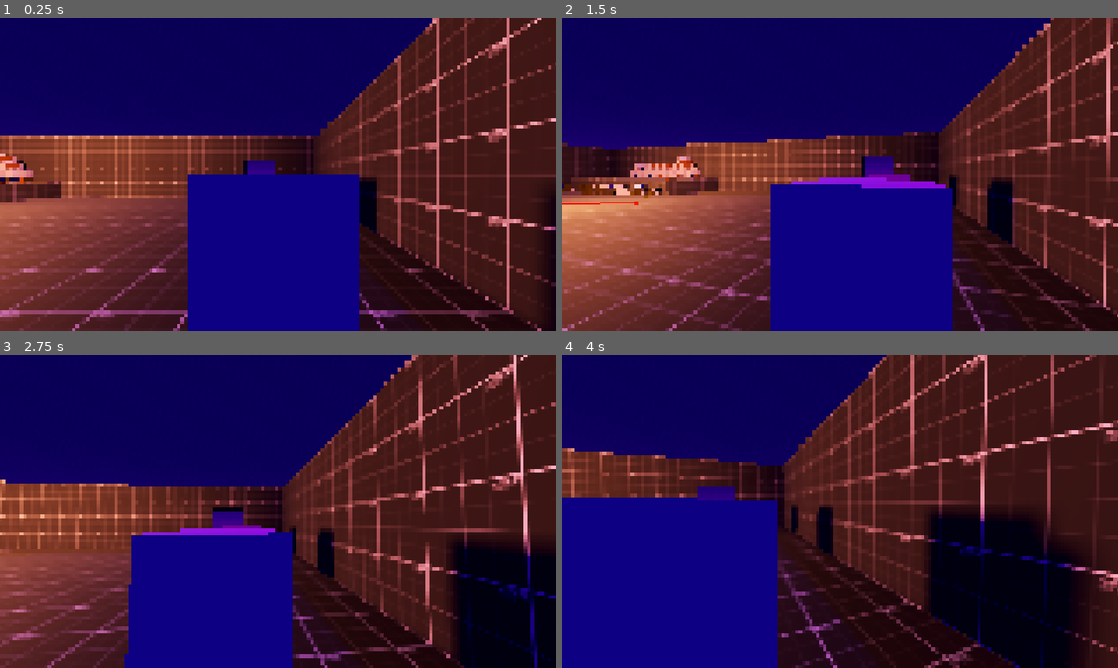
Above: before the commit, frames 1-4 (two rows, left to right).
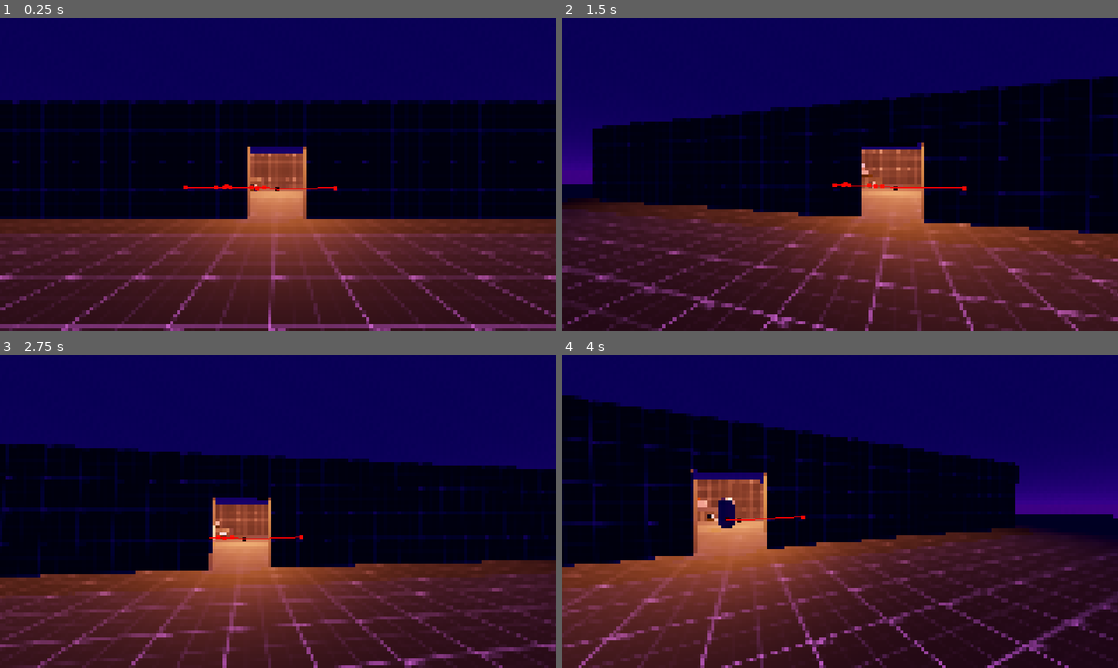
Above: after the commit, the same moments.

Repository: VaporeonLover28/Chrysopoeia
Game: Godot game, scene res://world.tscn
Same seed, same stepped clock (60 frames per second), same inputs: the game is played once before the commit and once after it.
Inputs (mouse positions are in pixels of both pictures, inside the frame that each line leads up to):
- Up to frame 1 (0.25 s): no input
- Up to frame 2 (1.5 s): tap Enter at 0.5 s; move the mouse to (962, 158) at 0.52 s; tap A (a) at 0.6 s; tap D (d) at 0.8, 1.35 s; tap Space at 1.25 s; move the mouse to (812, 174) at 1.27 s
- Up to frame 3 (2.75 s): tap E (e) at 1.55, 2.1 s; tap Enter at 2 s; move the mouse to (289, 505) at 2.02 s; tap S (s) at 2.3 s
- Up to frame 4 (4 s): move the mouse to (834, 517) at 2.77 s; tap S (s) at 2.85 s; tap Shift (shift) at 3.05 s; move the mouse to (878, 514) at 3.52 s; hold Shift (shift) from 3.53 s (still down); tap W (w) at 3.8 s

The runs differ from the first frame. In frame 1, 71% of the frame differs, in the area x 0-100%, y 0-100%; in frame 2, 71%; in frame 3, 71%; in frame 4, 79%.

Commit message:
blackjack 3d testing 2
- finish control blackjack script

Diff:
--- a/bj_npc_test.gd
+++ b/bj_npc_test.gd
@@ -15,25 +15,28 @@
 
 var hands : Array = [hand0, hand1, hand2, hand3]
 var hand_values : Array = [hand0_value, hand1_value, hand2_value, hand3_value]
-@export_enum("Playing", "Standed", "Surrendered", "Doubled", "Busted")
+@export_enum("Playing", "Standed", "Surrendered", "Doubled", "Busted", "Blackjack")
 var hand0_state : String = "Playing"
 var hand0 : Array
 var hand0_value : int = 0
+@export_enum("Playing", "Standed", "Surrendered", "Doubled", "Busted", "Blackjack")
 var hand1_state : String = "Playing"
 var hand1 : Array
 var hand1_value : int = 0
+@export_enum("Playing", "Standed", "Surrendered", "Doubled", "Busted", "Blackjack")
 var hand2_state : String = "Playing"
 var hand2 : Array
 var hand2_value : int = 0
+@export_enum("Playing", "Standed", "Surrendered", "Doubled", "Busted", "Blackjack")
 var hand3_state : String = "Playing"
 var hand3 : Array
 var hand3_value : int = 0
 var playing = true
-var standed = false
-var busted = false
-var doubled_down = false
-var surrendered = false
-var blackjack_in_hand = false
+#var standed = false
+#var busted = false
+#var doubled_down = false
+#var surrendered = false
+#var blackjack_in_hand = false
 
 #personalities defining how the AI plays
 var personality : String
@@ -56,38 +59,39 @@
 			hand_labels[num_of_hands].visible = true
 			value_labels[num_of_hands].visible = true
 
-	if standed != true and busted != true and blackjack_in_hand != true \
-	and doubled_down != true and surrendered != true:
+	#if standed != true and busted != true and blackjack_in_hand != true \
+	#and doubled_down != true and surrendered != true:
+	if hand0_state == "Playing" and hand1_state == "Playing" and \
+	hand2_state == "Playing" and hand3_state == "Playing":
 		playing = true
 		state.text = "(Playing)"
 	else:
 		playing = false
-		if standed == true:
-			state.text = "(Standed)"
-		if blackjack_in_hand == true:
-			state.text = "(Blackjack)"
-		if doubled_down == true:
-			state.text = "(Doubled Down)"
-		if surrendered == true:
-			state.text = "(Surrendered)"
-		if busted == true:
-			state.text = "(Busted)"
+		#if standed == true:
+			#state.text = "(Standed)"
+		#if blackjack_in_hand == true:
+			#state.text = "(Blackjack)"
+		#if doubled_down == true:
+			#state.text = "(Doubled Down)"
+		#if surrendered == true:
+			#state.text = "(Surrendered)"
+		#if busted == true:
+			#state.text = "(Busted)"
 
 func _hand0_act():
-	_act(hand0, hand0_value)
+	_act(hand0, hand0_value, hand0_state)
 
 func _hand1_act():
-	_act(hand1, hand1_value)
+	_act(hand1, hand1_value, hand1_state)
 
 func _hand2_act():
-	_act(hand2, hand2_value)
+	_act(hand2, hand2_value, hand2_state)
 
 func _hand3_act():
-	_act(hand3, hand3_value)
-
-func _act(acting_hand, acting_hand_value):
-	if standed != true and busted != true and blackjack_in_hand != true \
-	and doubled_down != true and surrendered != true:
+	_act(hand3, hand3_value, hand3_state)
+
+func _act(acting_hand, acting_hand_value, acting_hand_state):
+	if acting_hand_state == "Playing":
 		if acting_hand_value >= 22:
 			_bust()
 		if acting_hand_value == 21 and acting_hand.size() == 2:
@@ -105,7 +109,7 @@
 				_stand()
 		elif acting_hand_value == 21 and acting_hand.size() > 2:
 			_stand()
-		if personality == "Strategic" and busted != true:
+		if personality == "Strategic" and acting_hand_state != "Busted":
 			var has_aces : bool = false
 			for card in acting_hand.size():
 				if has_aces == false:
@@ -1255,24 +1259,24 @@
 								_hit()
 							"2":
 								_hit()
-		elif personality == "Coward" and busted != true:
+		elif personality == "Coward" and acting_hand_state != "Busted":
 			if acting_hand_value + 10 >= 22:
 				_stand()
 			else:
 				_hit()
-		elif personality == "Noob" and busted != true:
+		elif personality == "Noob" and acting_hand_state != "Busted":
 			var actions = [_hit(), _stand()]
 			actions.pick_random()
 	else:
-		if busted:
+		if acting_hand_state == "Busted":
 			print(self.name + " has busted! Skipping turn")
-		elif standed:
+		elif acting_hand_state == "Standed":
 			print(self.name + " has already standed. Skipping turn")
-		elif doubled_down:
+		elif acting_hand_state == "Doubled":
 			print(self.name + " has already doubled down, and will not get cards. Skipping turn")
-		elif surrendered:
+		elif acting_hand_state == "Surrendered":
 			print(self.name + " has surrendered. Skipping turn")
-		elif blackjack_in_hand:
+		elif acting_hand_state == "Blackjack":
 			print(self.name + " has a blackjack in hand. Skipping turn")
 	game.player_action.start()
 
--- a/bj_npc_test.tscn
+++ b/bj_npc_test.tscn
@@ -10,6 +10,7 @@
 offset_right = 40.0
 offset_bottom = 40.0
 script = ExtResource("1_75u8h")
+hand0_state = null
 
 [node name="BoxContainer" type="BoxContainer" parent="."]
 layout_mode = 0
--- a/bj_player_test.gd
+++ b/bj_player_test.gd
@@ -4,6 +4,7 @@
 @onready var pivot: Node3D = $Pivot
 @onready var ray_interection: RayCast3D = $Pivot/Camera/RayInterection
 
+@export var ZOOM_SPEED : int = 2
 @export var mouse_sensitivity: float = 0.005
 @export var speed : float = 4.0
 
@@ -15,28 +16,41 @@
 @export var bob_amp : float = 0.08
 var t_bob : float = 0.0
 
+var zooming := false
+
 # Called when the node enters the scene tree for the first time.
-func _ready() -> void:
-	transform = Globals.player_transform_storage[0]
-	pivot.transform = Globals.player_transform_storage[1]
-	camera.transform = Globals.player_transform_storage[2]
-	camera.current = true
+#func _ready() -> void:
+	#transform = Globals.player_transform_storage[0]
+	#pivot.transform = Globals.player_transform_storage[1]
+	#camera.transform = Globals.player_transform_storage[2]
+	#camera.current = true
 
 func _process(delta: float) -> void:
 	move_and_slide()
 
 func _unhandled_input(event): #event representa o evento do input
+	#caso o jogo não esteja pausado
+	if Globals.game_paused == false:
+		#se o jogador segurar o botão direito do mouse
+		if Input.is_action_pressed("rightclick") and zooming == false:
+			camera.zoom_anim()
+		elif Input.is_action_pressed("rightclick") and zooming == true:
+			pass
+		else:
+			camera.zoom_out_anim()
+
+		if event is InputEventMouseMotion: # se o jogador mover o mouse(prendemos ele na tela)
+			Input.set_mouse_mode(Input.MOUSE_MODE_CAPTURED)
+		if event is InputEventMouseMotion:
+			if Globals.player_interacting == false:
+				pivot.rotate_y(-event.relative.x * mouse_sensitivity)
+				camera.rotate_x(-event.relative.y * mouse_sensitivity)
+				camera.rotation.x = clamp(camera.rotation.x, deg_to_rad(-70), deg_to_rad(70))
+				pivot.rotation.y = clamp(pivot.rotation.y, deg_to_rad(-45), deg_to_rad(45))
+
 	if event.is_action_pressed("esc"):
 		if Globals.game_paused == false:#se ele apertar esc(soltamos o mouse)
 			Globals.game_paused = true
 			Input.set_mouse_mode(Input.MOUSE_MODE_VISIBLE)
 		else:
 			Globals.game_paused = false
-
-	if event is InputEventMouseMotion and Globals.game_paused == false: # se o jogador mover o mouse(prendemos ele na tela)
-		Input.set_mouse_mode(Input.MOUSE_MODE_CAPTURED)
-	if event is InputEventMouseMotion and Globals.game_paused == false:
-		if Globals.player_interacting == false:
-			pivot.rotate_y(-event.relative.x * mouse_sensitivity)
-			camera.rotate_x(-event.relative.y * mouse_sensitivity)
-			camera.rotation.x = clamp(camera.rotation.x, deg_to_rad(-70), deg_to_rad(70))
--- a/bj_player_test.tscn
+++ b/bj_player_test.tscn
@@ -1,7 +1,8 @@
-[gd_scene load_steps=4 format=3 uid="uid://8hd5usv25kt"]
+[gd_scene load_steps=5 format=3 uid="uid://8hd5usv25kt"]
 
 [ext_resource type="PackedScene" uid="uid://dbgpivfhrvrfu" path="res://shader_quad.tscn" id="1_b4yqe"]
 [ext_resource type="Script" uid="uid://co5aeiv2suu0i" path="res://bj_player_test.gd" id="1_tbw4k"]
+[ext_resource type="Script" uid="uid://3loda1t5n2ni" path="res://camera.gd" id="2_co4re"]
 
 [sub_resource type="CapsuleShape3D" id="CapsuleShape3D_tbw4k"]
 
@@ -14,6 +15,7 @@
 [node name="Camera" type="Camera3D" parent="Pivot"]
 transform = Transform3D(1, 0, 0, 0, 1, 0, 0, 0, 1, 0, 0.5, 0)
 current = true
+script = ExtResource("2_co4re")
 
 [node name="Shader_Quad" parent="Pivot/Camera" instance=ExtResource("1_b4yqe")]
 
--- /dev/null
+++ b/blackjack_test_3.tscn
@@ -0,0 +1,53 @@
+[gd_scene load_steps=8 format=3 uid="uid://cr0s4q071jmdo"]
+
+[ext_resource type="Texture2D" uid="uid://bm5mkjkryluex" path="res://Assets/grid_black_512x512.png" id="1_j8do0"]
+[ext_resource type="PackedScene" uid="uid://bf85c3yhwefir" path="res://Assets/Exports/glTF/Workbench.gltf" id="2_i5tvo"]
+[ext_resource type="PackedScene" uid="uid://8hd5usv25kt" path="res://bj_player_test.tscn" id="3_i5tvo"]
+
+[sub_resource type="ProceduralSkyMaterial" id="ProceduralSkyMaterial_k2ed7"]
+sky_top_color = Color(0, 0, 0, 1)
+sky_horizon_color = Color(0, 0, 0, 1)
+ground_bottom_color = Color(0, 0, 0, 1)
+ground_horizon_color = Color(0, 0, 0, 1)
+
+[sub_resource type="Sky" id="Sky_ylhsq"]
+sky_material = SubResource("ProceduralSkyMaterial_k2ed7")
+
+[sub_resource type="Environment" id="Environment_dft26"]
+background_mode = 2
+sky = SubResource("Sky_ylhsq")
+tonemap_mode = 2
+
+[sub_resource type="StandardMaterial3D" id="StandardMaterial3D_psklc"]
+albedo_texture = ExtResource("1_j8do0")
+uv1_triplanar = true
+uv1_world_triplanar = true
+
+[node name="blackjack_test_3" type="Node3D"]
+
+[node name="WorldEnvironment" type="WorldEnvironment" parent="."]
+environment = SubResource("Environment_dft26")
+
+[node name="CSGCombiner3D" type="CSGCombiner3D" parent="."]
+transform = Transform3D(1, 0, 0, 0, 1, 0, 0, 0, 1, 0, -0.5, 10.965)
+material_override = SubResource("StandardMaterial3D_psklc")
+use_collision = true
+collision_mask = 14
+
+[node name="floor" type="CSGBox3D" parent="CSGCombiner3D"]
+transform = Transform3D(1, 0, 0, 0, 1, 0, 0, 0, 1, 0, 0, -12)
+size = Vector3(32, 1, 18)
+
+[node name="light" type="SpotLight3D" parent="."]
+transform = Transform3D(1, 0, 0, 0, -4.37114e-08, 1, 0, -1, -4.37114e-08, 0, 5, 0)
+light_energy = 3.0
+shadow_enabled = true
+spot_range = 10.0
+spot_angle = 35.0
+
+[node name="table" parent="." instance=ExtResource("2_i5tvo")]
+
+[node name="bj_player_test" parent="." instance=ExtResource("3_i5tvo")]
+transform = Transform3D(1, 0, 0, 0, 1, 0, 0, 0, 1, 0, 0.890662, 0.854396)
+
+[editable path="bj_player_test"]
--- /dev/null
+++ b/camera.gd
@@ -0,0 +1,33 @@
+extends Camera3D
+
+@export var zoom_duration: float = 1  # Duration in seconds
+
+var tween: Tween
+
+func zoom_anim():
+	#cancela outro zoom se tiver algum
+	if tween:
+		tween.kill()
+
+	#cria um tween
+	tween = create_tween()
+	#propriedades do tween
+	tween.set_trans(Tween.TRANS_QUART)
+	tween.set_ease(Tween.EASE_OUT)
+	#o tween em si
+	#tweena a propriedade FOV da câmera de atual (normalmente 75) até 40 em zoom_duration segundos
+	tween.tween_property(self, "fov", 40.0, zoom_duration)
+
+func zoom_out_anim():
+	#cancela outro zoom se tiver algum
+	if tween:
+		tween.kill()
+
+	#cria um tween
+	tween = create_tween()
+	#propriedades do tween
+	tween.set_trans(Tween.TRANS_QUART)
+	tween.set_ease(Tween.EASE_OUT)
+	#o tween em si
+	#tweena a propriedade FOV da câmera de atual (normalmente 75) até 40 em zoom_duration segundos
+	tween.tween_property(self, "fov", 75.0, zoom_duration / 2)
--- a/project.godot
+++ b/project.godot
@@ -102,6 +102,11 @@
 "events": [Object(InputEventKey,"resource_local_to_scene":false,"resource_name":"","device":-1,"window_id":0,"alt_press …(192 unchanged characters)…
 ]
 }
+rightclick={
+"deadzone": 0.2,
+"events": [Object(InputEventMouseButton,"resource_local_to_scene":false,"resource_name":"","device":-1,"window_id":0,"alt_pressed":false,"shift_pressed":false,"ctrl_pressed":false,"meta_pressed":false,"button_mask":0,"position":Vector2(0, 0),"global_position":Vector2(0, 0),"factor":1.0,"button_index":2,"canceled":false,"pressed":false,"double_click":false,"script":null)
+]
+}
 
 [layer_names]
 
--- a/world.gd
+++ b/world.gd
@@ -4,7 +4,6 @@
 @onready var player: CharacterBody3D = $Player
 @onready var walking_npcs: Node = $Walking_NPCs
 @onready var all_interactable_spots: Node = $"NavigationRegion3D/All Interactable Spots"
-
 
 func _ready() -> void:
 	var new_config = ConfigFile.new()
--- a/world.tscn
+++ b/world.tscn
@@ -58,7 +58,7 @@
 transform = Transform3D(1, 0, 0, 0, 1, 0, 0, 0, 1, -7.68418, 1.04513, -12.1631)
 
 [node name="Player" parent="." instance=ExtResource("1_f3sb7")]
-transform = Transform3D(1, 0, 0, 0, 1, 0, 0, 0, 1, 12.8997, 1, -6.76904)
+transform = Transform3D(1, 0, 0, 0, 1, 0, 0, 0, 1, 0, 0.5, 4)
 
 [node name="NonPathDecor" type="Node3D" parent="."]
 
Not shown, removed: Assets/Exports/glTF/Anvil_Log.gltf
Not shown, removed: Assets/Exports/glTF/Anvil_Log.gltf.import
Not shown, removed: Assets/Exports/glTF/Bed_Twin1.gltf
Not shown, removed: Assets/Exports/glTF/Bed_Twin1.gltf.import
Not shown, removed: Assets/Exports/glTF/Bed_Twin2.gltf
Not shown, removed: Assets/Exports/glTF/Bed_Twin2.gltf.import
Not shown, removed: Assets/Exports/glTF/Chest_Wood.gltf
Not shown, removed: Assets/Exports/glTF/Chest_Wood.gltf.import
Not shown, removed: Assets/Exports/glTF/Dummy.gltf
Not shown, removed: Assets/Exports/glTF/Dummy.gltf.import
Not shown, removed: Assets/Exports/glTF/FarmCrate_Apple.gltf
Not shown, removed: Assets/Exports/glTF/FarmCrate_Apple.gltf.import
(and 9 more such lines)
